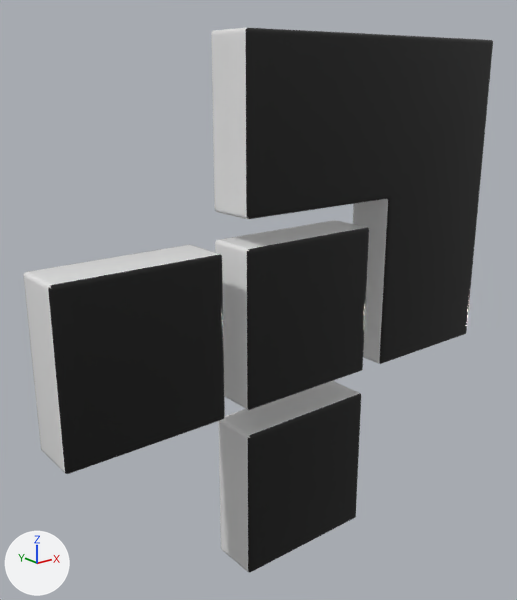
What one commit did to the glTF model public/Poimandres.gltf.
The view is the same before and after, from a camera (50 mm lens) standing at (-4.52, -5.19, 4.95) and looking at (-0.15, 0.27, 2.76). Every picture has the same lights, and +X, +Y and +Z are marked at lower left. Vertices at the same position are counted once.
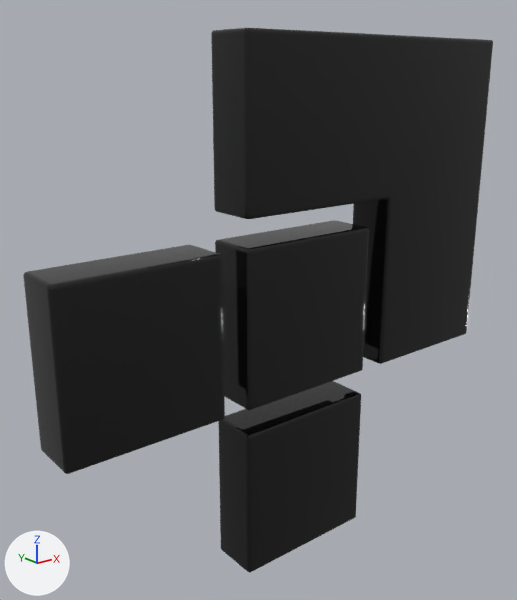
The edits, one by one:
me_curve_007 has 424 vertices, 832 faces and spans x -2.55..2.78, y -0.24..0.29, z 0.0..5.32.
me_curve_007 is used by ob_curve_007; location (0.0, 0.0, 0.0).
me_curve_007 part 1: all 431 faces that had it switch from mat_material_002 (white #e7e7e7) to mat_material_001 (black #121212).

Pixel boxes [x1, y1, x2, y2] of what changed, in the pictures (517 x 600 px):
part 1 of me_curve_007, recoloured (white to black)
    both: [23, 28, 388, 573]
